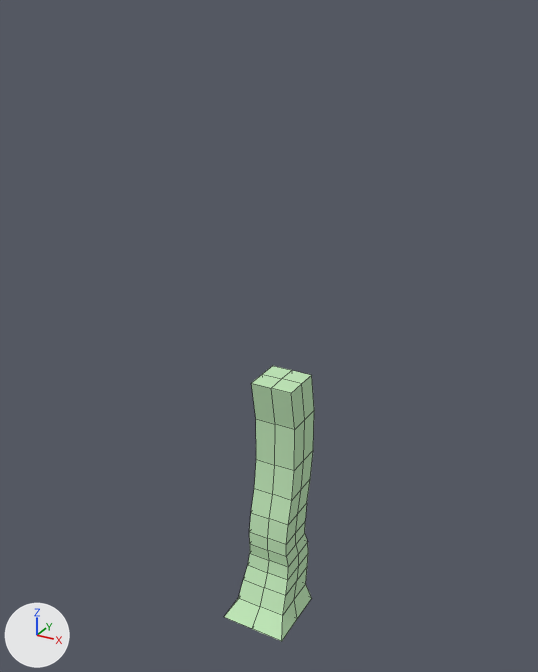
What one commit did to the Blender file Amelia Blume/Assets/Meshes/Background elements/Massive Tree.blend.
Both versions are drawn from a 50 mm camera at (28.5, -51.6, 55.9) aimed at (-0.9, 1.7, 29.3). Lighting does not change. The marker at lower left points along +X, +Y and +Z. Mesh edges are drawn as thin lines.
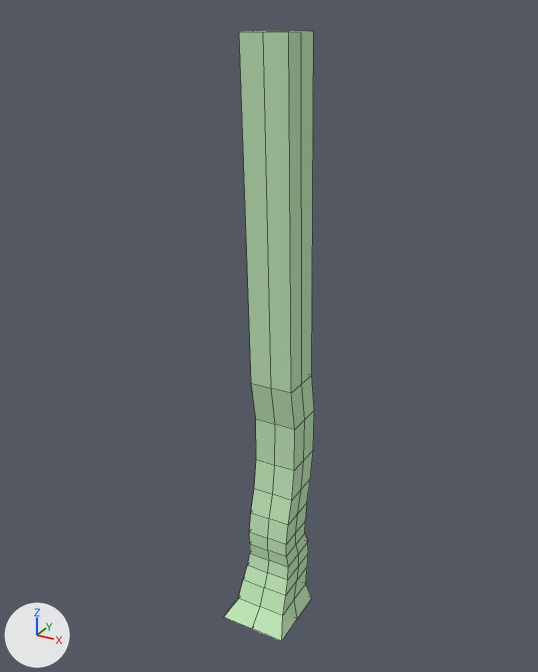
Pixel boxes (x1, y1, x2, y2) of what changed, in the pictures (538 x 672 px):
```json
{"object": "Cube", "change": "reshaped", "before": [224, 366, 314, 641], "after": [224, 30, 314, 641], "on screen": "122% taller"}
{"part": 1, "of": "me_cube", "change": "built on", "before": [252, 366, 311, 393], "after": [239, 30, 314, 393]}
```

The change, as JSON lines over the scene's bpy script:
```json
{"block": "me_cube", "where": "# used by ob_cube; location = (0.0, 0.0, 0.0); scale = (4.93, 4.93, 4.93)"}
{"op": "remove", "block": "me_cube", "code": "me_cube.from_pydata(...)  # 98 vertices, 96 faces; spans x -0.67..0.67, y -0.67..1.1, z -0.05..5.03"}
{"op": "add", "block": "me_cube", "code": "me_cube.from_pydata(...)  # 106 vertices, 104 faces; spans x -0.67..0.67, y -0.67..1.1, z -0.05..11.03"}
{"block": "me_cube", "change": "me_cube part 1"}
{"block": "me_cube", "change": "1 vertex is removed from x 0.0, y 0.52, z 5.03"}
{"block": "me_cube", "change": "4 faces are deleted"}
{"block": "me_cube", "change": "1 vertex is added at (0.0, 0.27, 11.03)"}
{"block": "me_cube", "change": "8 new vertices lie (0.0, -0.25, 6.0) away from vertices in x -0.42..0.42, y 0.11..0.94, z 5.03"}
{"block": "me_cube", "change": "12 new faces join them"}
```
